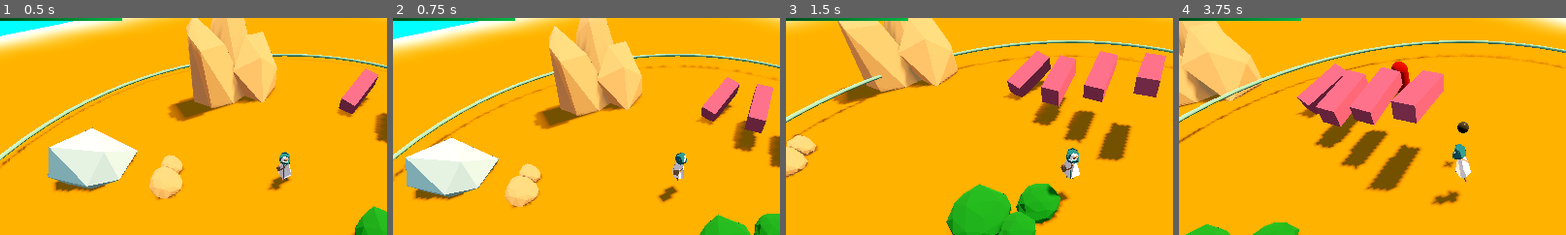
Above: before the commit, frames 1-4 (left to right).
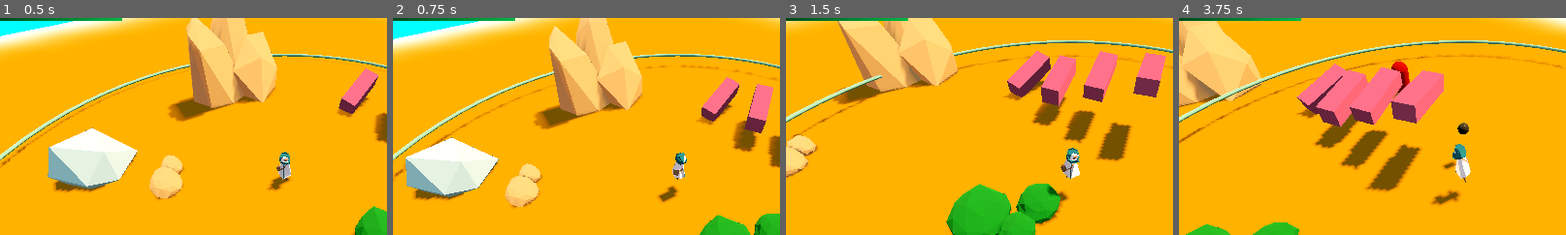
Above: after the commit, the same moments.

Repository: DeepRestGames/EcoDungeon
Game: Godot game, scene res://scenes/PrototypeScene_Weapons_01.tscn
The game is run twice, just before and just after one commit, with the same random seed, the same clock (stepped at 60 frames per second) and the same inputs. A sky picture missing from this copy of the repository is replaced by a grey-blue gradient.
Inputs (mouse positions are % of the whole screen's width and height, from its top left):
- Up to frame 1 (0.5 s): no input
- Up to frame 2 (0.75 s): tap Enter at 0.5 s; move the mouse to (72, 45) at 0.52 s; hold D (move_right) from 0.53 s (still down); tap Space (spacebar) at 0.6 s
- Up to frame 3 (1.5 s): move the mouse to (30, 55) at 1.27 s; release D (move_right) at 1.28 s; hold S (move_down) from 1.28 s (still down); tap Mouse wheel up (zoom_in) at 1.35 s
- Up to frame 4 (3.75 s): move the mouse to (60, 28) at 2.02 s; release S (move_down) at 2.03 s; hold D (move_right) 2.03-2.78 s; hold Mouse wheel down (zoom_out) 2.03-2.78 s; move the mouse to (45, 70) at 2.77 s; hold W (move_up) 2.78-3.53 s; tap Space (spacebar) at 2.85 s; move the mouse to (80, 65) at 3.52 s; hold A (move_left) from 3.53 s (still down); hold Mouse wheel up (zoom_in) from 3.53 s (still down)
The pictures show only the part of the screen within x 13-63%, y 13-63%; the shares and areas given below are measured in that part.

Frame 1 is identical in both runs. In frame 2, 0.1% of the frame differs, in the area x 69-76%, y 62-83%; in frame 3, less than 0.1%; in frame 4, 0.2%, in the area x 68-76%, y 47-86%.

Commit message:
Dynamically calculated projectile origins
Every time a new projectile is acquired, all projectile origins get equally distributed in a circle around the player

Diff:
--- a/scenes/weapons/BaseWeapon.tscn
+++ b/scenes/weapons/BaseWeapon.tscn
@@ -44,16 +44,10 @@
 
 [node name="WeaponPowerupSystem" parent="." instance=ExtResource("4_kkbd4")]
 
-[node name="ProjectileOrigin01" type="Node3D" parent="."]
-transform = Transform3D(0.142025, 0, 0, 0, 0.142025, 0, 0, 0, 0.142025, 0, 1, 0.4)
+[node name="ProjectilesOrigins" type="Node3D" parent="."]
+transform = Transform3D(1, 0, 0, 0, 1, 0, 0, 0, 1, 0, 1, 0)
 
-[node name="ProjectileOrigin02" type="Node3D" parent="."]
-transform = Transform3D(0.142025, 0, 0, 0, 0.142025, 0, 0, 0, 0.142025, 0, 1, -0.4)
-
-[node name="ProjectileOrigin03" type="Node3D" parent="."]
-transform = Transform3D(0.142025, 0, 0, 0, 0.142025, 0, 0, 0, 0.142025, 0.4, 1, 0)
-
-[node name="ProjectileOrigin04" type="Node3D" parent="."]
-transform = Transform3D(0.142025, 0, 0, 0, 0.142025, 0, 0, 0, 0.142025, -0.4, 1, 0)
+[node name="ProjectileOrigin01" type="Node3D" parent="ProjectilesOrigins"]
+transform = Transform3D(1, 0, 0, 0, 1, 0, 0, 0, 1, 0, 0, 0.5)
 
 [connection signal="enemies_found" from="WeaponRangeArea" to="." method="_on_weapon_range_area_enemies_found"]
--- a/scripts/weapons/BaseWeapon.gd
+++ b/scripts/weapons/BaseWeapon.gd
@@ -12,7 +12,7 @@
 const MIN_COOLDOWN: float = 0.1
 const MAX_COOLDOWN: float = 5.0
 const MIN_PROJECTILES_NUMBER: int = 1
-const MAX_PROJECTILE_NUMBER: int = 4
+const MAX_PROJECTILE_NUMBER: int = 10
 
 @export var player: Player
 
@@ -22,7 +22,10 @@
 @onready var projectile_instance = preload("res://scenes/weapons/Projectile.tscn")
 
 # --- Projectiles origins ---
-@onready var projectiles_origins = [$ProjectileOrigin01, $ProjectileOrigin02, $ProjectileOrigin03, $ProjectileOrigin04]
+const PROJECTILE_ORIGIN_DISTANCE_FROM_CENTER = 0.5
+@onready var projectiles_origins_node = $ProjectilesOrigins
+@onready var default_projectiles_origin = $ProjectilesOrigins/ProjectileOrigin01
+var projectiles_origins: Array
 
 @export var base_damage: float = 1.0
 var current_damage: float:
@@ -51,6 +54,7 @@
 func _ready():
 	current_damage = base_damage
 	current_projectiles_number = base_projectiles_number
+	projectiles_origins.append(default_projectiles_origin)
 
 
 func _on_weapon_range_area_enemies_found(enemies: Array):
@@ -71,3 +75,22 @@
 			projectile.look_at(enemy.global_position, Vector3.UP)
 
 		fire_cooldown_timer.start()
+
+
+func update_projectiles_origins():
+	# Reset origins array, leave only default one
+	projectiles_origins = projectiles_origins.slice(0, 1)
+
+	# Calculate angle between points
+	var radians_step = deg_to_rad(360 / current_projectiles_number)
+
+	# Position new projectiles origins
+	for i in range(1, current_projectiles_number):
+		var new_origin_x_position = PROJECTILE_ORIGIN_DISTANCE_FROM_CENTER * sin(i * radians_step)
+		var new_origin_z_position = PROJECTILE_ORIGIN_DISTANCE_FROM_CENTER * cos(i * radians_step)
+
+		var current_origin = default_projectiles_origin.duplicate()
+		projectiles_origins_node.add_child(current_origin)
+		current_origin.position = Vector3(new_origin_x_position, 0, new_origin_z_position)
+
+		projectiles_origins.append(current_origin)
--- a/scripts/weapons/powerups/WeaponPowerupSystem.gd
+++ b/scripts/weapons/powerups/WeaponPowerupSystem.gd
@@ -97,7 +97,6 @@
 			base_weapon.current_projectiles_number += powerup.projectiles_number_modifier_value
 		PowerupModifierType.SUBTRACT:
 			base_weapon.current_projectiles_number -= powerup.projectiles_number_modifier_value
-		#PowerupModifierType.MULTIPLY:
-			#base_weapon.current_projectiles_number *= powerup.projectiles_number_modifier_value
-		#PowerupModifierType.DIVIDE:
-			#base_weapon.current_projectiles_number /= powerup.projectiles_number_modifier_value
+
+	if powerup.projectiles_number_modifier_value != 0:
+		base_weapon.update_projectiles_origins()
